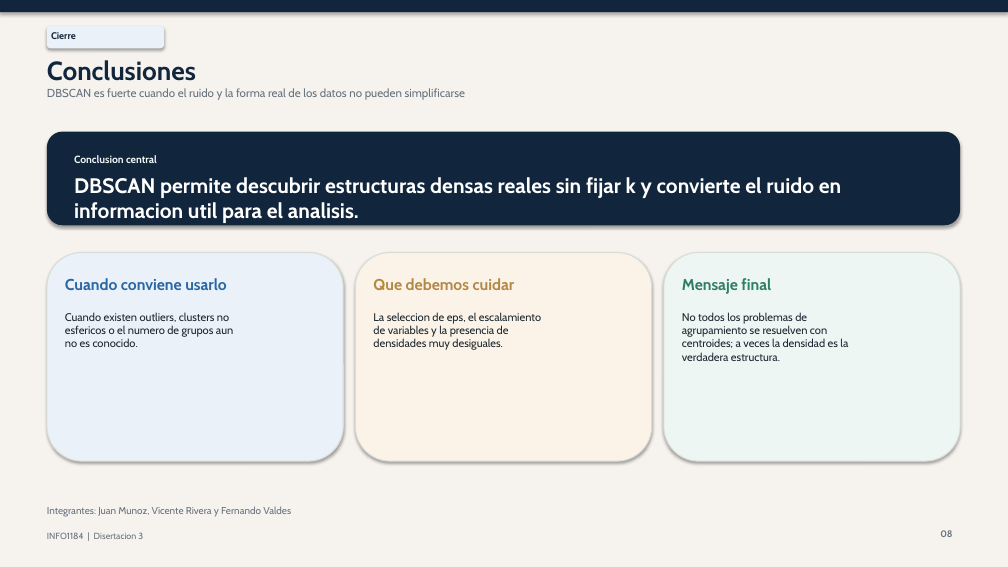
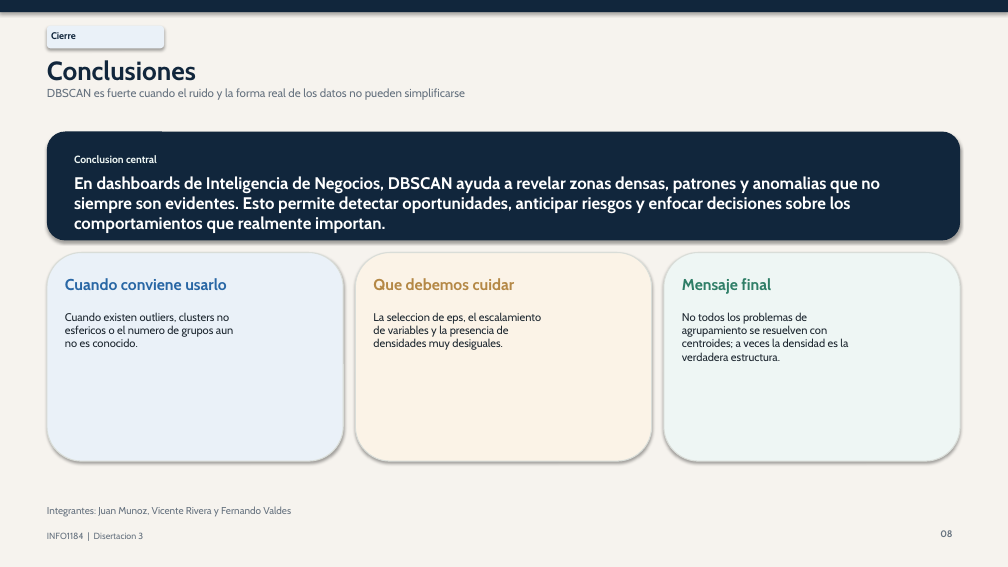
Before and after one commit to FernandoValdes01/INFO1184, a slide deck: slide 8 of DI/DI03/DI_3_INFO1184_Juan_Munoz.pptx. Drawn at 1008x567 pixels with LibreOffice and Linux fonts; fonts in the diff are those of the drawing. Boxes give left, top, right and bottom in pixels: in the first picture for what was removed or moved away, otherwise in the second. Text is boxed around its words. In the diff, an @@ line names an element or a change of style, - is before the commit and + after.

```diff
--- a/DI/DI03/DI_3_INFO1184_Juan_Munoz.pptx
+++ b/DI/DI03/DI_3_INFO1184_Juan_Munoz.pptx
@@ rounded rectangle: place and size @@
-rounded rectangle at (47,132,960,225)
+rounded rectangle at (47,132,960,240)
@@ text at (74,176,880,233): text changed; size 20 to 16 pt @@
-DBSCAN permite descubrir estructuras densas reales sin fijar k y convierte el ruido en informacion util para el analisis.
+En dashboards de Inteligencia de Negocios, DBSCAN ayuda a revelar zonas densas, patrones y anomalias que no siempre son evidentes. Esto permite detectar oportunidades, anticipar riesgos y enfocar decisiones sobre los comportamientos que realmente importan.
```
Also in this commit, not shown: 2 other files.
